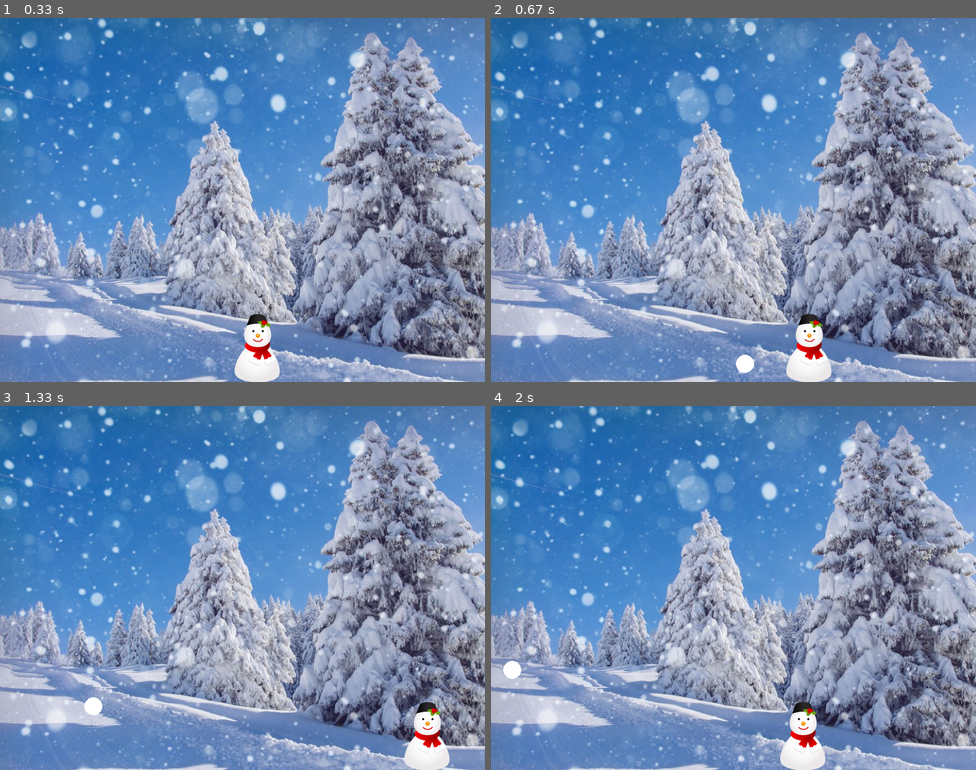
Above: before the commit, frames 1-4 (two rows, left to right).
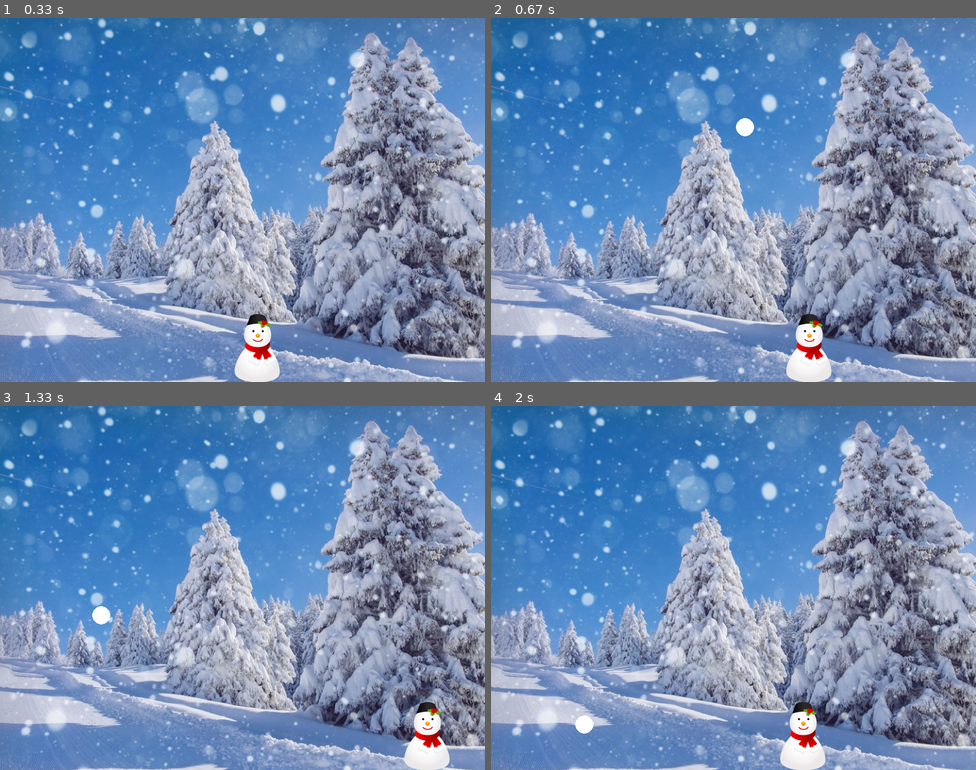
Above: after the commit, the same moments.

Repository: mlopatynska/Lv-280PythonCore
Game: pygame game, started from game/pp.py
Same seed, same stepped clock (60 frames per second), same inputs: the game is played once before the commit and once after it.
Inputs:
- Up to frame 1 (0.33 s): no input
- Up to frame 2 (0.67 s): hold Right from 0.33 s (still down)
- Up to frame 3 (1.33 s): release Right at 0.8 s; hold Right 0.83-1.3 s
- Up to frame 4 (2 s): hold Left 1.33-1.87 s; hold Left from 1.9 s (still down)

Frame 1 is identical in both runs. In frame 2, 0.3% of the frame differs, in the area x 50-55%, y 27-98%; in frame 3, 0.3%; in frame 4, 0.3%.

Commit message:
snowman vs santa

Diff:
--- a/game/pp.py
+++ b/game/pp.py
@@ -14,11 +14,11 @@
 
 background_image = pygame.image.load("winter.jpeg")
 gameDisplay = pygame.display.set_mode((display_width, display_height))
-pygame.display.set_caption('snowman')
+pygame.display.set_caption('snowman vs santaClaus')
 clock = pygame.time.Clock()
 
 snowmanImg = pygame.image.load('snowman.png')
-
+santa_sound = pygame.mixer.Sound("hoho.wav")
 
 def things(thingx, thingy, thingw, thingh, color):
     pygame.draw.circle(gameDisplay, color, [thingx, thingy], thingw, thingh)
@@ -29,7 +29,7 @@
 
 
 def text_objects(text, font):
-    textSurface = font.render(text, True, black)
+    textSurface = font.render(text, True, white)
     return textSurface, textSurface.get_rect()
 
 
@@ -48,7 +48,7 @@
 
 def crash():
     message_display("HappyNewYear!")
-
+    santa_sound.play()
 
 def game_loop():
     x = (display_width * 0.45)
@@ -58,7 +58,7 @@
 
     thing_startx = random.randrange(0, display_width)
     thing_starty = -600
-    thing_speed = 30
+    thing_speed = 20
     thing_width = 15
     thing_height = 15
 
@@ -101,6 +101,7 @@
 
             if x > thing_startx and x < thing_startx + thing_width or x + snowmn_width > thing_startx and x + snowmn_width < thing_startx + thing_width:
                 print('x crossover')
+                santa_sound.play()
                 crash()
 
         pygame.display.update()
Not shown, added: game/hoho.wav
